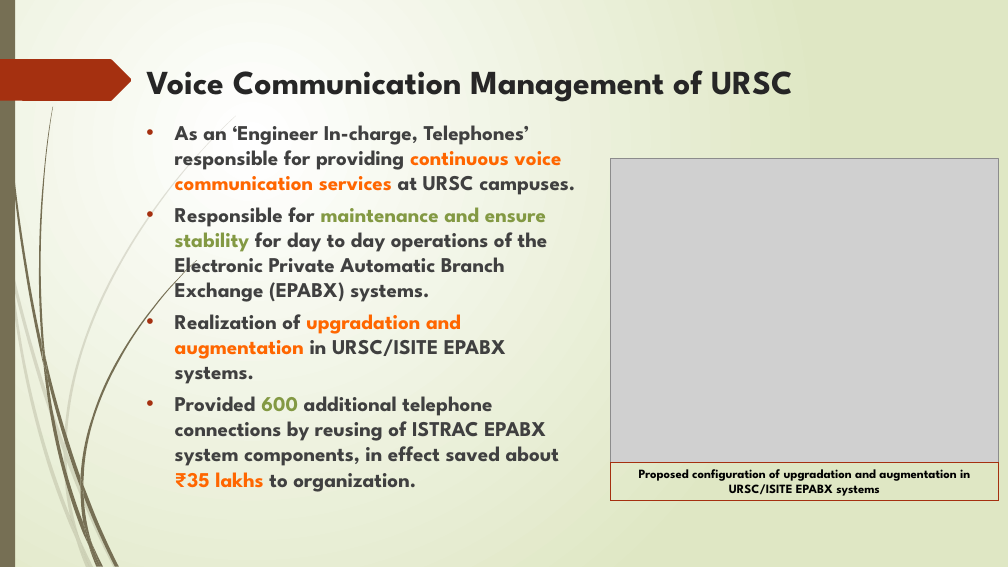
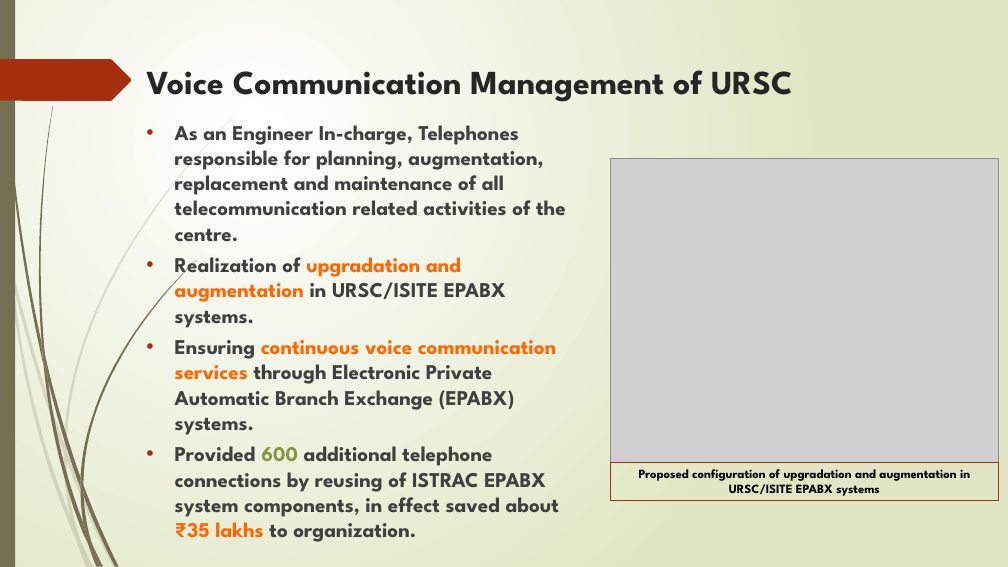
Before and after one commit to NavdeepGarg/DPC_Repo, a slide deck: slide 8 of handOutSources/PSNath SE to SF Profile.pptx (slide 7 before the commit). Drawn at 1008x567 pixels with LibreOffice and Linux fonts; fonts in the diff are those of the drawing; grey boxes stand for pictures. Boxes give left, top, right and bottom in pixels: in the first picture for what was removed or moved away, otherwise in the second. Text is boxed around its words. In the diff, an @@ line names an element or a change of style, - is before the commit and + after.

```diff
--- a/handOutSources/PSNath SE to SF Profile.pptx
+++ b/handOutSources/PSNath SE to SF Profile.pptx
@@ text at (x1=175, y1=125, x2=566, y2=242): text changed @@
-• As an ‘Engineer In-charge, Telephones’ responsible for providing continuous voice communication services at URSC campuses.
-• Responsible for maintenance and ensure stability for day to day operations of the Electronic Private Automatic Branch Exchange (EPABX) systems.
+• As an Engineer In-charge, Telephones responsible for planning, augmentation, replacement and maintenance of all telecommunication related activities of the centre.
@@ text at (x1=175, y1=340, x2=556, y2=435): paragraph added @@
+• Ensuring continuous voice communication services through Electronic Private Automatic Branch Exchange (EPABX) systems.
```
Also in this commit, not shown: 6 other slides changed, 1 slide added, 1 other file.
